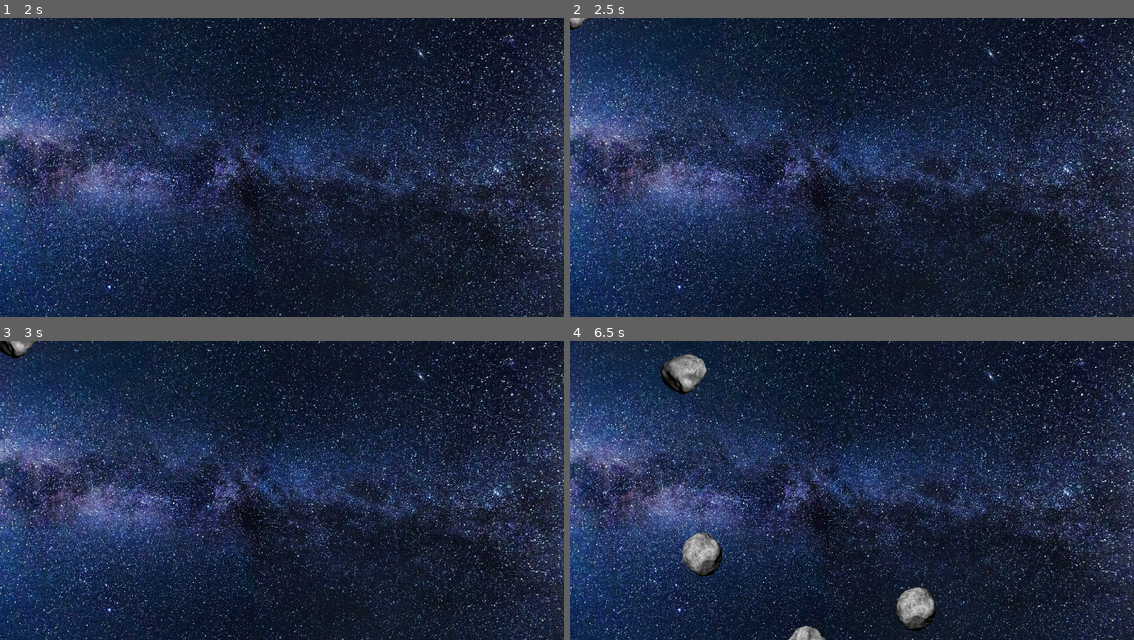
Above: before the commit, frames 1-4 (two rows, left to right).
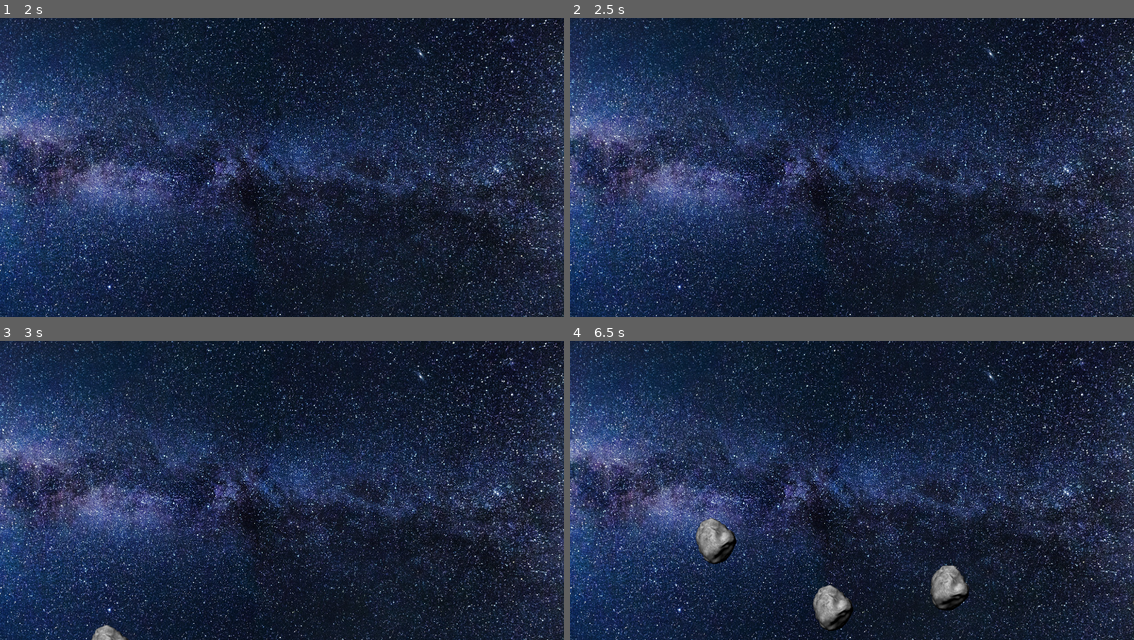
Above: after the commit, the same moments.

Repository: GregBro/Asteroids
Game: Godot game, scene res://scenes/level.tscn
Two runs of this game, one before a commit and one after it. Both use one fixed random seed, a clock stepped at 60 frames per second and the inputs below.
Inputs:
- Up to frame 1 (2 s): click "Normal" at 0.5 s; tap Enter at 1.25 s; hold D (right) from 1.28 s (still down); hold Space (fire_laser) from 1.28 s (still down)
- Up to frame 2 (2.5 s): release D (right) at 2.03 s; release Space (fire_laser) at 2.03 s; hold S (reverse) from 2.03 s (still down); tap Space (fire_laser) at 2.1 s
- Up to frame 3 (3 s): release S (reverse) at 2.78 s; hold D (right) from 2.78 s (still down); hold Space (fire_laser) from 2.78 s (still down)
- Up to frame 4 (6.5 s): release D (right) at 3.53 s; release Space (fire_laser) at 3.53 s; hold W (forward) 3.53-4.28 s; tap Space (fire_laser) at 3.6, 5.1 s; hold Space (fire_laser) 4.28-5.03 s; hold A (left) 4.28-5.78 s; hold S (reverse) from 5.78 s (still down); hold Space (fire_laser) from 5.78 s (still down)

Frame 1 is identical in both runs. In frame 2, less than 0.1% of the frame differs, in the area x 0-4%, y 0-5%; in frame 3, 0.5%; in frame 4, 4.3%, in the area x 16-100%, y 4-100%.
Error after the commit: Parse Error: Class "AsteroidBaseClass" hides a global script class. (res://scenes/asteroid.gd:3)

Commit message:
Fixed asteroid physics

Diff:
--- a/PhysicsTest.gd
+++ b/PhysicsTest.gd
@@ -1,15 +1,34 @@
 extends Node2D
 
 var asteroid_large_scene : PackedScene = preload("res://scenes/derived_large_asteroid.tscn")
-var asteroid_small_scene : PackedScene = preload("res://scenes/unique_small_asteroid.tscn")
+var asteroid_medium_scene : PackedScene = preload("res://scenes/derived_medium_asteroid.tscn")
+var asteroid_small_scene : PackedScene = preload("res://scenes/derived_small_asteroid.tscn")
 
 func _ready():
 
 	var big_as = asteroid_large_scene.instantiate()
-	big_as.position = Vector2(600,100)
+	big_as.position = Vector2(1000,100)
 	big_as.linear_velocity = Vector2(-200,0)
 	big_as.mass = 1000
 	add_child(big_as)
+
+	var big_as2 = asteroid_large_scene.instantiate()
+	big_as2.position = Vector2(1000,300)
+	big_as2.linear_velocity = Vector2(-200,0)
+	big_as2.mass = 1000
+	add_child(big_as2)
+
+	var medium_as = asteroid_medium_scene.instantiate()
+	medium_as.position = Vector2(500,100)
+	medium_as.linear_velocity = Vector2(300,0)
+	medium_as.mass = 300
+	add_child(medium_as)
+
+	var medium_as2 = asteroid_medium_scene.instantiate()
+	medium_as2.position = Vector2(500,320)
+	medium_as2.linear_velocity = Vector2(300,0)
+	medium_as2.mass = 300
+	add_child(medium_as2)
 
 	var small_as = asteroid_small_scene.instantiate()
 	small_as.position = Vector2(100,100)
--- a/data/LevelData.json
+++ b/data/LevelData.json
@@ -2,9 +2,9 @@
  {
    "Level": 0,
    "LargeAsteroidCount": 4,
-   "MediumAsteroidCount": 6,
-   "SmallAsteroidCount": 4,
-   "AsteroidSpawnTime": 1.5,
+   "MediumAsteroidCount": 2,
+   "SmallAsteroidCount": 10,
+   "AsteroidSpawnTime": 1,
    "ShipsAdded": 0,
    "AsteroidTopSpeed" : 120,
    "PlayerEnabled" : false
--- a/asteroid_builder.gd
+++ b/scenes/asteroid_builder.gd
@@ -1,8 +1,8 @@
 extends Node
 
-var asteroid_large_scene : PackedScene = preload("res://scenes/asteroid_large_white.tscn")
-var asteroid_medium_scene : PackedScene = preload("res://scenes/asteroid_medium_white.tscn")
-var asteroid_small_scene : PackedScene = preload("res://scenes/asteroid_small_white.tscn")
+var asteroid_large_scene : PackedScene = preload("res://scenes/derived_large_asteroid.tscn")
+var asteroid_medium_scene : PackedScene = preload("res://scenes/derived_medium_asteroid.tscn")
+var asteroid_small_scene : PackedScene = preload("res://scenes/derived_small_asteroid.tscn")
 
 enum asteroid_size  {LARGE,MEDIUM,SMALL}
 var current_asteroid_size_to_build = asteroid_size.LARGE
@@ -13,6 +13,9 @@
 
 var level_dictionary
 var level_data
+
+func _ready():
+	MsgQueue.connect("asteroid_breakup", asteroid_breakup)
 
 func buildScene() :
 	level_data = get_parent().level_data
@@ -34,9 +37,9 @@
 		elif(current_asteroid_size_to_build == asteroid_size.SMALL) :
 			asteroid = asteroid_small_scene.instantiate()
 
-		var sprite_names = asteroid.get_node("Sprite2D").sprite_frames.get_animation_names()
+		var sprite_names = asteroid.get_node("AnimatedSprite2D").sprite_frames.get_animation_names()
 		#print(sprite_names)
-		asteroid.get_node("Sprite2D").play(sprite_names[randi()%sprite_names.size()])
+		asteroid.get_node("AnimatedSprite2D").play(sprite_names[randi()%sprite_names.size()])
 		var asteroid_spawn_location = get_parent().get_node("AsteroidPath/AsteroidPathFollow2D")
 		asteroid_spawn_location.progress_ratio = randf()
 		#asteroid_spawn_location.progress_ratio = 0.5
@@ -66,6 +69,38 @@
 			current_asteroid_size_to_build = asteroid_size.SMALL
 			$AsteroidSpawnTimer.start()
 
+func asteroid_breakup(asteroid_position, direction, size) :
+	#print("Got to Asteroid breakup in main")
+	#print("Asteroid size is " + str(size))
+
+	var asteroid_1
+	var asteroid_2
+	# A large asteroid broke up
+	if size == 0 :
+		asteroid_1 = asteroid_medium_scene.instantiate()
+		asteroid_2 = asteroid_medium_scene.instantiate()
+	elif size == 1 :
+		asteroid_1 = asteroid_small_scene.instantiate()
+		asteroid_2 = asteroid_small_scene.instantiate()
+	else:
+		var asteroids = get_tree().get_nodes_in_group("Asteroids")
+		print("In Asteroid Breakup Asteroid count : " + str(asteroids.size()))
+		return
+
+	asteroid_1.position = asteroid_position	- Vector2(25,25)
+	asteroid_2.position = asteroid_position	+ Vector2(25,25)
+	asteroid_1.linear_velocity = direction.rotated(-0.25)
+	asteroid_2.linear_velocity = direction.rotated(0.25)
+
+	asteroid_1.add_to_group("Asteroids")
+	asteroid_2.add_to_group("Asteroids")
+
+	asteroid_1.show()
+	asteroid_2.show()
+
+	call_deferred("add_child", asteroid_1)
+	call_deferred("add_child", asteroid_2)
+
 
 func _on_asteroid_spawn_timer_timeout():
 	build_asteroid()
--- a/asteroid_builder.tscn
+++ b/scenes/asteroid_builder.tscn
@@ -1,6 +1,6 @@
 [gd_scene load_steps=2 format=3 uid="uid://pjoocqrbgpf"]
 
-[ext_resource type="Script" path="res://asteroid_builder.gd" id="1_2f2ks"]
+[ext_resource type="Script" path="res://scenes/asteroid_builder.gd" id="1_2f2ks"]
 
 [node name="AsteroidBuilder" type="Node"]
 script = ExtResource("1_2f2ks")
--- /dev/null
+++ b/scenes/derived_large_asteroid.gd
@@ -0,0 +1,8 @@
+extends AsteroidBaseClass
+
+func _ready():
+	print("Got to _ready()")
+	asteroid_size = Size.LARGE
+	hit_points = 5
+	hit_offset = -50
+	mass = 3000.0
--- a/scenes/derived_large_asteroid.tscn
+++ b/scenes/derived_large_asteroid.tscn
@@ -1,9 +1,10 @@
-[gd_scene load_steps=6 format=3 uid="uid://didexoemt6otd"]
+[gd_scene load_steps=7 format=3 uid="uid://didexoemt6otd"]
 
 [ext_resource type="Script" path="res://scenes/asteroid.gd" id="1_qsn0c"]
 [ext_resource type="Texture2D" uid="uid://dx728v0mnyf5g" path="res://art/large/a10000.png" id="2_0xrbm"]
+[ext_resource type="Texture2D" uid="uid://caswg4rmtqf6v" path="res://art/large/b10000.png" id="3_wkqw1"]
 
-[sub_resource type="PhysicsMaterial" id="PhysicsMaterial_48he1"]
+[sub_resource type="PhysicsMaterial" id="PhysicsMaterial_uv1na"]
 friction = 0.0
 bounce = 1.0
 
@@ -17,12 +18,21 @@
 "texture": ExtResource("2_0xrbm")
 }],
 "loop": false,
-"name": &"default",
+"name": &"Large1",
+"speed": 5.0
+}, {
+"frames": [{
+"duration": 1.0,
+"texture": ExtResource("3_wkqw1")
+}],
+"loop": false,
+"name": &"Large2",
 "speed": 5.0
 }]
 
 [node name="DerivedLargeAsteroid" type="RigidBody2D"]
-physics_material_override = SubResource("PhysicsMaterial_48he1")
+mass = 3000.0
+physics_material_override = SubResource("PhysicsMaterial_uv1na")
 gravity_scale = 0.0
 linear_damp_mode = 1
 script = ExtResource("1_qsn0c")
@@ -32,4 +42,6 @@
 shape = SubResource("CircleShape2D_dag0u")
 
 [node name="AnimatedSprite2D" type="AnimatedSprite2D" parent="."]
+position = Vector2(-8, 10)
 sprite_frames = SubResource("SpriteFrames_n5pmt")
+animation = &"Large2"
--- /dev/null
+++ b/scenes/derived_medium_asteroid.gd
@@ -0,0 +1,7 @@
+extends AsteroidBaseClass
+
+func _ready():
+	asteroid_size = Size.MEDIUM
+	hit_points = 3
+	hit_offset = -30
+	mass = 300.0
--- /dev/null
+++ b/scenes/derived_medium_asteroid.tscn
@@ -0,0 +1,55 @@
+[gd_scene load_steps=8 format=3 uid="uid://ca63jjolypx06"]
+
+[ext_resource type="Script" path="res://scenes/derived_medium_asteroid.gd" id="1_f1neg"]
+[ext_resource type="Texture2D" uid="uid://dgvq6iwxl161g" path="res://art/medium/a10000.png" id="2_2s4fw"]
+[ext_resource type="Texture2D" uid="uid://dfap1beo57svq" path="res://art/medium/b40000.png" id="3_7ht7b"]
+[ext_resource type="Texture2D" uid="uid://bpn3pchxwpuqa" path="res://art/medium/c10000.png" id="4_eg24t"]
+
+[sub_resource type="PhysicsMaterial" id="PhysicsMaterial_60b5d"]
+friction = 0.0
+bounce = 1.0
+
+[sub_resource type="SpriteFrames" id="SpriteFrames_ypbp7"]
+animations = [{
+"frames": [{
+"duration": 1.0,
+"texture": ExtResource("2_2s4fw")
+}],
+"loop": false,
+"name": &"Medium1",
+"speed": 5.0
+}, {
+"frames": [{
+"duration": 1.0,
+"texture": ExtResource("3_7ht7b")
+}],
+"loop": false,
+"name": &"Medium2",
+"speed": 5.0
+}, {
+"frames": [{
+"duration": 1.0,
+"texture": ExtResource("4_eg24t")
+}],
+"loop": false,
+"name": &"Medium3",
+"speed": 5.0
+}]
+
+[sub_resource type="CircleShape2D" id="CircleShape2D_e7jqk"]
+radius = 26.0
+
+[node name="DerivedMediumAsteroid" type="RigidBody2D"]
+mass = 300.0
+physics_material_override = SubResource("PhysicsMaterial_60b5d")
+gravity_scale = 0.0
+linear_damp_mode = 1
+script = ExtResource("1_f1neg")
+
+[node name="AnimatedSprite2D" type="AnimatedSprite2D" parent="."]
+position = Vector2(-2, 0)
+sprite_frames = SubResource("SpriteFrames_ypbp7")
+animation = &"Medium2"
+
+[node name="CollisionShape2D" type="CollisionShape2D" parent="."]
+shape = SubResource("CircleShape2D_e7jqk")
--- /dev/null
+++ b/scenes/derived_small_asteroid.gd
@@ -0,0 +1,7 @@
+extends AsteroidBaseClass
+
+func _ready():
+	asteroid_size = Size.SMALL
+	hit_points = 3
+	hit_offset = -20
+	mass = 100
--- /dev/null
+++ b/scenes/derived_small_asteroid.tscn
@@ -0,0 +1,45 @@
+[gd_scene load_steps=7 format=3 uid="uid://bvgwcj46fek6r"]
+
+[ext_resource type="Script" path="res://scenes/derived_small_asteroid.gd" id="1_5lv3k"]
+[ext_resource type="Texture2D" uid="uid://deulincwgaihr" path="res://art/small/a10000.png" id="2_pdqig"]
+[ext_resource type="Texture2D" uid="uid://s5sw3odyrojm" path="res://art/small/b10000.png" id="3_prc4q"]
+
+[sub_resource type="PhysicsMaterial" id="PhysicsMaterial_qnuvb"]
+friction = 0.0
+bounce = 1.0
+
+[sub_resource type="SpriteFrames" id="SpriteFrames_4w7s4"]
+animations = [{
+"frames": [{
+"duration": 1.0,
+"texture": ExtResource("2_pdqig")
+}],
+"loop": false,
+"name": &"Small1",
+"speed": 5.0
+}, {
+"frames": [{
+"duration": 1.0,
+"texture": ExtResource("3_prc4q")
+}],
+"loop": false,
+"name": &"Small2",
+"speed": 5.0
+}]
+
+[sub_resource type="CircleShape2D" id="CircleShape2D_sb3ax"]
+radius = 14.1421
+
+[node name="DerivedSmallAsteroid" type="RigidBody2D"]
+mass = 100.0
+physics_material_override = SubResource("PhysicsMaterial_qnuvb")
+gravity_scale = 0.0
+linear_damp_mode = 1
+script = ExtResource("1_5lv3k")
+
+[node name="AnimatedSprite2D" type="AnimatedSprite2D" parent="."]
+sprite_frames = SubResource("SpriteFrames_4w7s4")
+animation = &"Small2"
+
+[node name="CollisionShape2D" type="CollisionShape2D" parent="."]
+shape = SubResource("CircleShape2D_sb3ax")
--- a/scenes/level.gd
+++ b/scenes/level.gd
@@ -1,8 +1,6 @@
 extends Node2D
 
-var asteroid_large_scene : PackedScene = preload("res://scenes/asteroid_large_white.tscn")
-var asteroid_medium_scene : PackedScene = preload("res://scenes/asteroid_medium_white.tscn")
-var asteroid_small_scene : PackedScene = preload("res://scenes/asteroid_small_white.tscn")
+
 var player_scene : PackedScene = preload("res://scenes/player.tscn")
 var laser_scene : PackedScene = preload("res://scenes/laser.tscn")
 var asteroid_hit_scene : PackedScene = preload("res://scenes/asteroid_hit_animation.tscn")
@@ -30,7 +28,6 @@
 	screensize = get_viewport_rect().size
 	MsgQueue.connect("fire_laser", fire_laser)
 	MsgQueue.connect("asteroid_hit", asteroid_hit)
-	MsgQueue.connect("asteroid_breakup", asteroid_breakup)
 	MsgQueue.connect("lose_ship", lose_ship)
 	MsgQueue.connect("rebuild_asteroids", setup_game)
 	Globals.ships = Globals.ships_starting_amount
@@ -88,37 +85,6 @@
 	add_child(asteroid_hit_instance)
 	MsgQueue.send_score_change(10)
 
-func asteroid_breakup(asteroid_position, direction, size) :
-	#print("Got to Asteroid breakup in main")
-	#print("Asteroid size is " + str(size))
-
-	var asteroid_1
-	var asteroid_2
-	# A large asteroid broke up
-	if size == 0 :
-		asteroid_1 = asteroid_medium_scene.instantiate()
-		asteroid_2 = asteroid_medium_scene.instantiate()
-	elif size == 1 :
-		asteroid_1 = asteroid_small_scene.instantiate()
-		asteroid_2 = asteroid_small_scene.instantiate()
-	else:
-		var asteroids = get_tree().get_nodes_in_group("Asteroids")
-		print("In Asteroid Breakup Asteroid count : " + str(asteroids.size()))
-		return
-
-	asteroid_1.position = asteroid_position	- Vector2(25,25)
-	asteroid_2.position = asteroid_position	+ Vector2(25,25)
-	asteroid_1.linear_velocity = direction.rotated(-0.25)
-	asteroid_2.linear_velocity = direction.rotated(0.25)
-
-	asteroid_1.add_to_group("Asteroids")
-	asteroid_2.add_to_group("Asteroids")
-
-	asteroid_1.show()
-	asteroid_2.show()
-
-	call_deferred("add_child", asteroid_1)
-	call_deferred("add_child", asteroid_2)
 
 func lose_ship() :
 	var player_array = get_tree().get_nodes_in_group("Player")
--- a/scenes/level.tscn
+++ b/scenes/level.tscn
@@ -4,7 +4,7 @@
 [ext_resource type="Texture2D" uid="uid://imarlerl1ow4" path="res://art/milky-way.jpg" id="2_r56mu"]
 [ext_resource type="PackedScene" uid="uid://dswme2u08wu4y" path="res://title_overlay.tscn" id="4_0dy05"]
 [ext_resource type="PackedScene" uid="uid://du16h7w8cu6rg" path="res://scenes/user_interface.tscn" id="4_saxq1"]
-[ext_resource type="PackedScene" uid="uid://pjoocqrbgpf" path="res://asteroid_builder.tscn" id="5_emm2q"]
+[ext_resource type="PackedScene" uid="uid://pjoocqrbgpf" path="res://scenes/asteroid_builder.tscn" id="5_emm2q"]
 [ext_resource type="PackedScene" uid="uid://di1m775mj621j" path="res://pause_overlay.tscn" id="6_e5s08"]
 
 [sub_resource type="Curve2D" id="Curve2D_3ao1m"]
